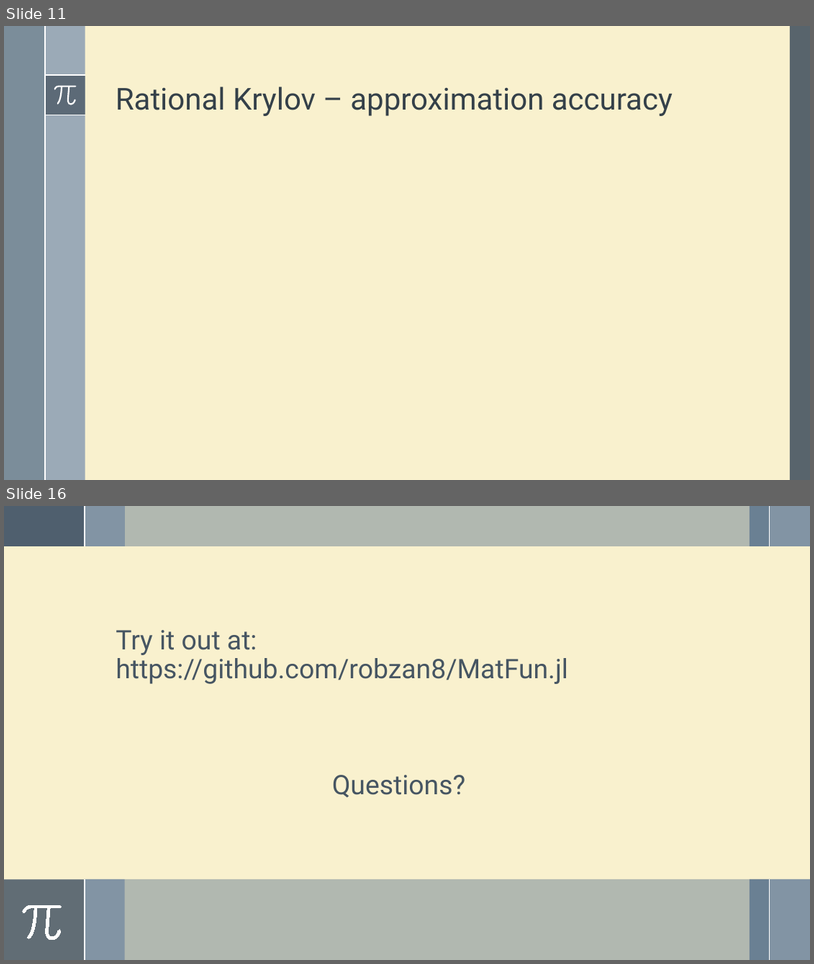
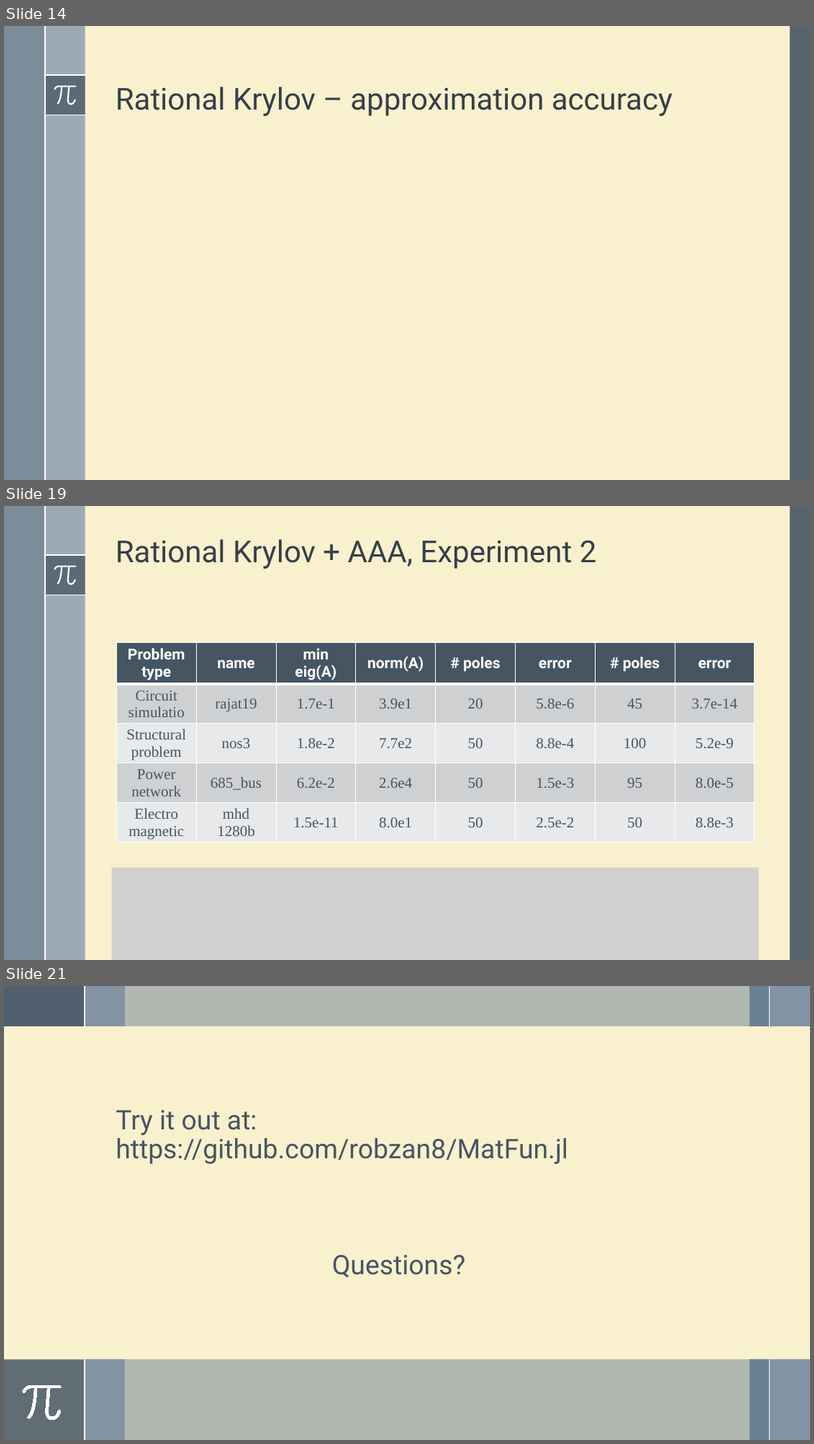
Before and after one commit to robzan8/MatFun.jl, a slide deck: docs/slides pd2ggaln/MatFun.pptx. Shown one above the other, each under a label of ours: slides 11 and 16 before the commit, slides 14, 19 and 21 after it; the slides between them are not shown. The pictures are 814x964 and 814x1444 pixels, drawn with LibreOffice and Linux fonts; fonts in the diff are those of the drawing; grey boxes stand for pictures. Boxes give left, top, right and bottom in pixels: in the first picture for what was removed or moved away, otherwise in the second. Text is boxed around its words. In the diff, an @@ line names an element or a change of style, - is before the commit and + after.

```diff
--- a/docs/slides pd2ggaln/MatFun.pptx
+++ b/docs/slides pd2ggaln/MatFun.pptx
@@ slide 19 added at [4,506,810,960], background #F9F1CE; not listed: 8 template elements that a slide beside it also shows @@
@@ title added at [116,539,597,569], 36 pt, text #35404A @@
+Rational Krylov + AAA, Experiment 2
@@ table added at [116,642,756,854], 5 rows, 8 columns @@
+Problem type | name | min eig(A) | norm(A) | # poles | error | # poles | error
+Circuit simulatio | rajat19 | 1.7e-1 | 3.9e1 | 20 | 5.8e-6 | 45 | 3.7e-14
+Structural problem | nos3 | 1.8e-2 | 7.7e2 | 50 | 8.8e-4 | 100 | 5.2e-9
+Power network | 685_bus | 6.2e-2 | 2.6e4 | 50 | 1.5e-3 | 95 | 8.0e-5
+Electro magnetic | mhd 1280b | 1.5e-11 | 8.0e1 | 50 | 2.5e-2 | 50 | 8.8e-3
@@ picture added at [112,867,759,960] @@
@@ what was slide 11 is now slide 14 @@
@@ what was slide 16 is now slide 21 @@
```
Also in this commit, not shown: 11 slides changed, 5 other slides added, 1 slide removed, 4 other files.
